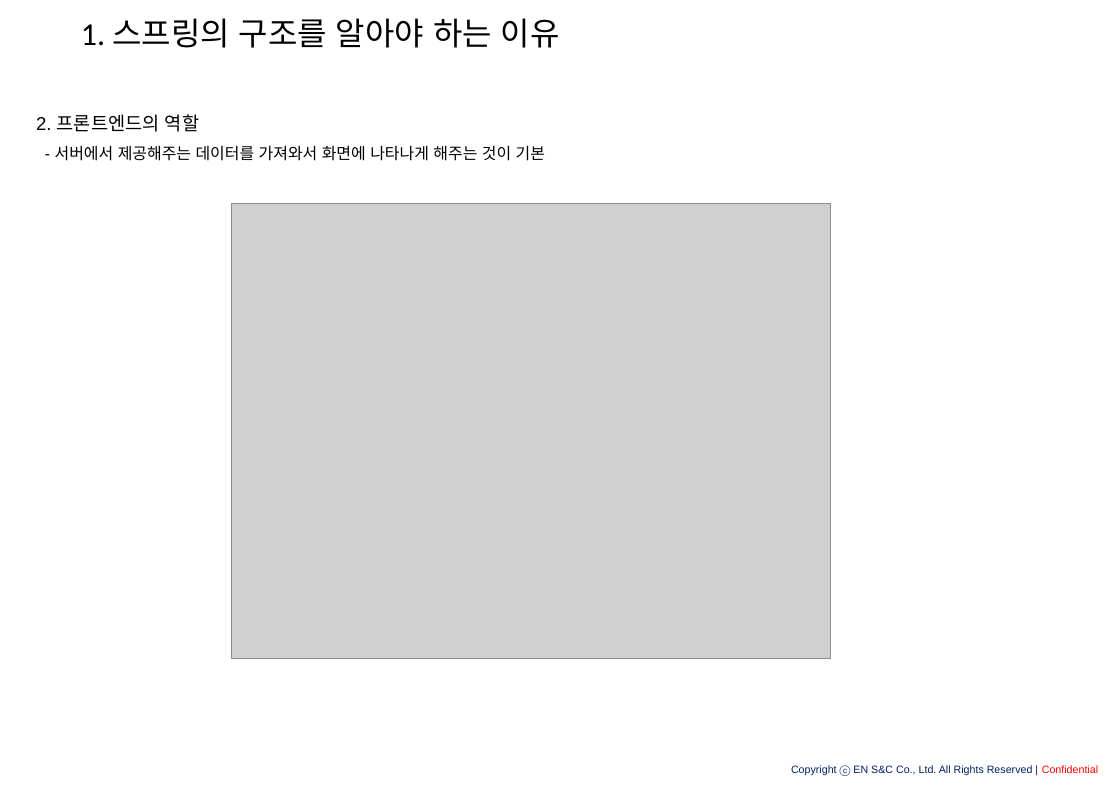
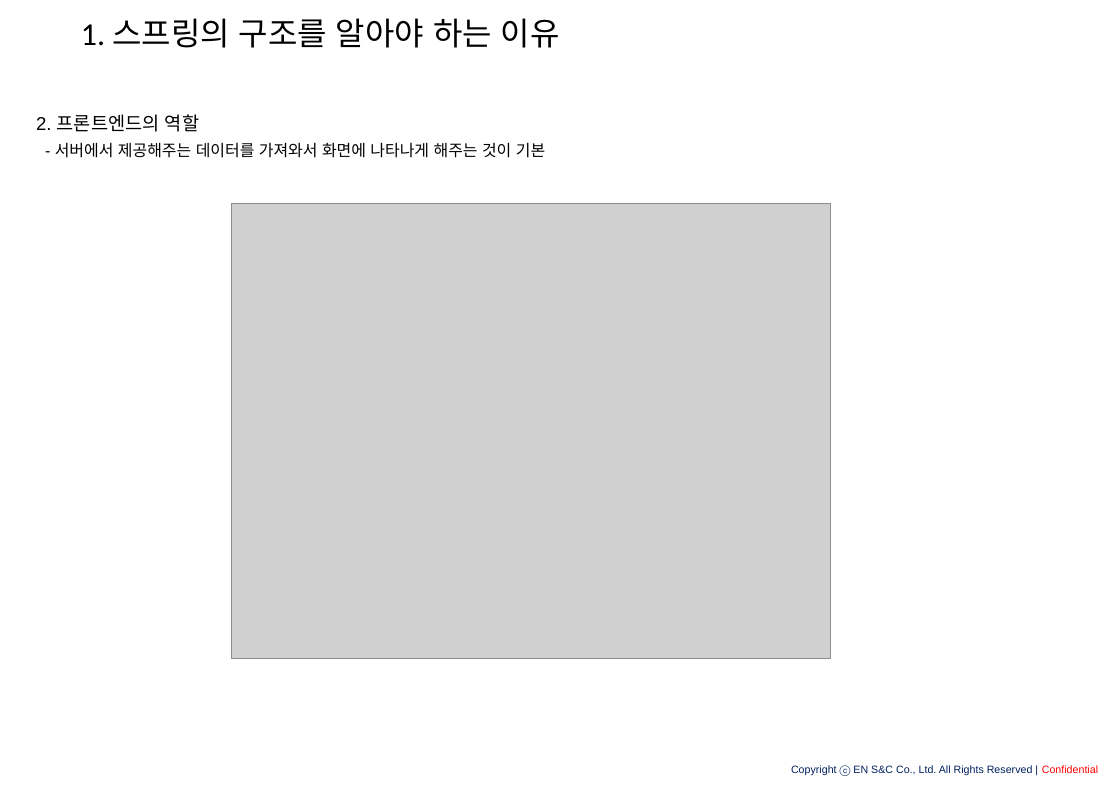
Before and after one commit to eongss/testproject, a slide deck: slide 4 of 스프링의 구조.pptx. Drawn at 1120x792 pixels with LibreOffice and Linux fonts; fonts in the diff are those of the drawing; grey boxes stand for pictures; background and template pictures are left out. Boxes give left, top, right and bottom in pixels: in the first picture for what was removed or moved away, otherwise in the second. Text is boxed around its words. In the diff, an @@ line names an element or a change of style, - is before the commit and + after.

```diff
--- a/스프링의 구조.pptx
+++ b/스프링의 구조.pptx
@@ text at [55, 145, 545, 161]: paragraph removed @@
-- 서버에서 제공해주는 데이터를 가져와서 화면에 나타나게 해주는 것이 기본
@@ text added at [55, 142, 545, 158], 12 pt, text #000000 @@
+- 서버에서 제공해주는 데이터를 가져와서 화면에 나타나게 해주는 것이 기본
```
Also in this commit, not shown: 2 other slides changed.
